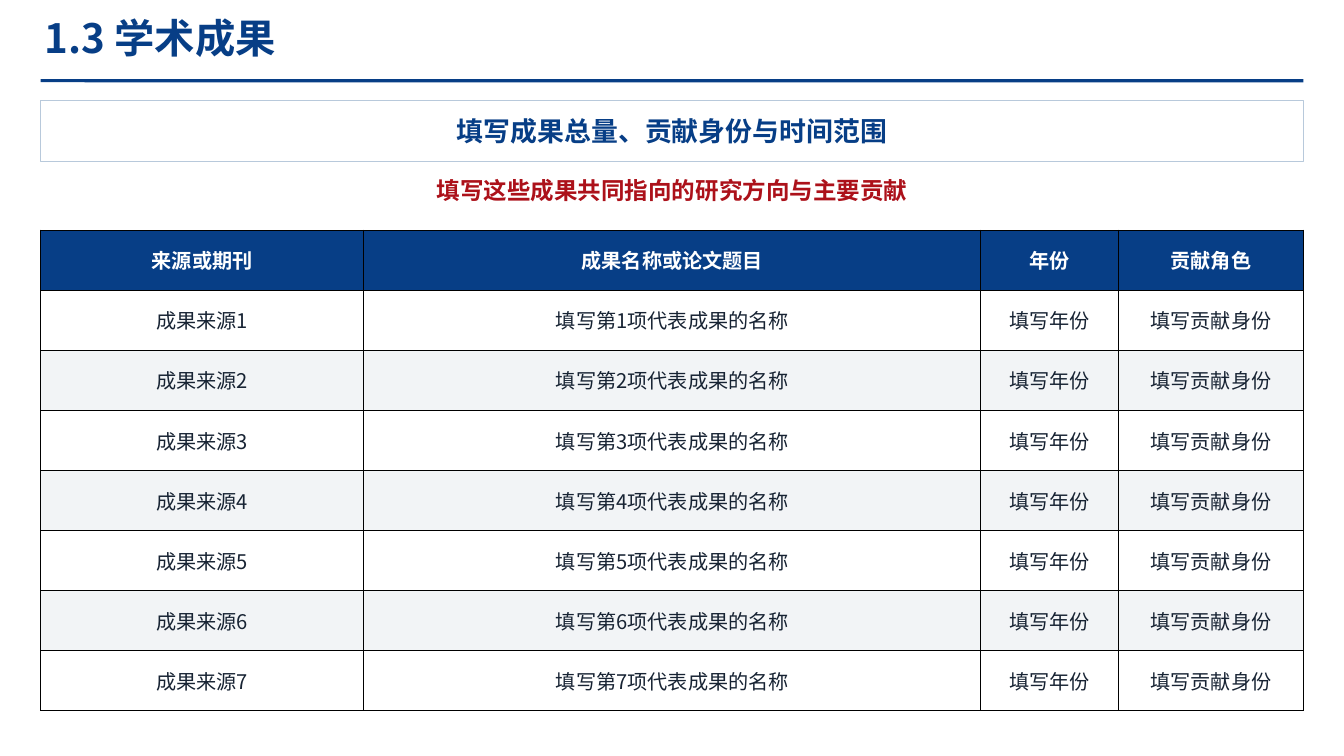
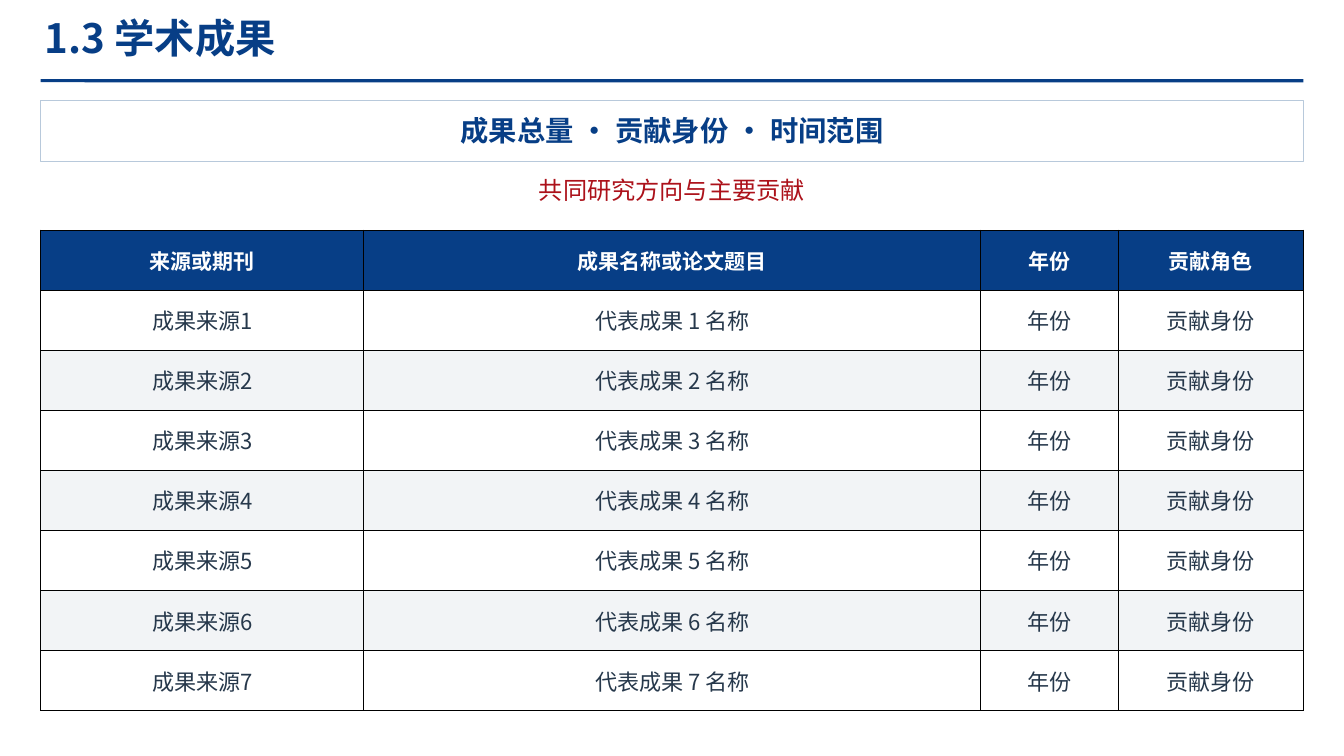
Before and after one commit to chengweihuu/research-opt-skill, a slide deck: slide 78 of assets/template-library.pptx. Drawn at 1344x756 pixels with LibreOffice and Linux fonts; fonts in the diff are those of the drawing. Boxes give left, top, right and bottom in pixels: in the first picture for what was removed or moved away, otherwise in the second. Text is boxed around its words. In the diff, an @@ line names an element or a change of style, - is before the commit and + after.

```diff
--- a/assets/template-library.pptx
+++ b/assets/template-library.pptx
@@ text in rectangle at (460,117,883,144): text changed; size 19.2 to 20.2 pt @@
-填写成果总量、贡献身份与时间范围
+成果总量 · 贡献身份 · 时间范围
@@ text at (539,178,805,201): text changed; size 16.8 to 17.2 pt; bold off @@
-填写这些成果共同指向的研究方向与主要贡献
+共同研究方向与主要贡献
@@ table at (40,230,1304,711) @@
-row 2: 成果来源1 | 填写第1项代表成果的名称 | 填写年份 | 填写贡献身份
+row 2: 成果来源1 | 代表成果 1 名称 | 年份 | 贡献身份
-row 3: 成果来源2 | 填写第2项代表成果的名称 | 填写年份 | 填写贡献身份
+row 3: 成果来源2 | 代表成果 2 名称 | 年份 | 贡献身份
-row 4: 成果来源3 | 填写第3项代表成果的名称 | 填写年份 | 填写贡献身份
+row 4: 成果来源3 | 代表成果 3 名称 | 年份 | 贡献身份
-row 5: 成果来源4 | 填写第4项代表成果的名称 | 填写年份 | 填写贡献身份
+row 5: 成果来源4 | 代表成果 4 名称 | 年份 | 贡献身份
-row 6: 成果来源5 | 填写第5项代表成果的名称 | 填写年份 | 填写贡献身份
+row 6: 成果来源5 | 代表成果 5 名称 | 年份 | 贡献身份
-row 7: 成果来源6 | 填写第6项代表成果的名称 | 填写年份 | 填写贡献身份
+row 7: 成果来源6 | 代表成果 6 名称 | 年份 | 贡献身份
-row 8: 成果来源7 | 填写第7项代表成果的名称 | 填写年份 | 填写贡献身份
+row 8: 成果来源7 | 代表成果 7 名称 | 年份 | 贡献身份
@@ size 14.4 to 15 pt in "来源或期刊", "成果名称或论文题目", "年份", "贡献角色" @@
@@ size 14.4 to 15.8 pt, text colour #172333 to #26384B in "成果来源1", "成果来源2", "成果来源3", "成果来源4" and 3 more places @@
```
Also in this commit, not shown: 37 other slides changed, 1 other file.
